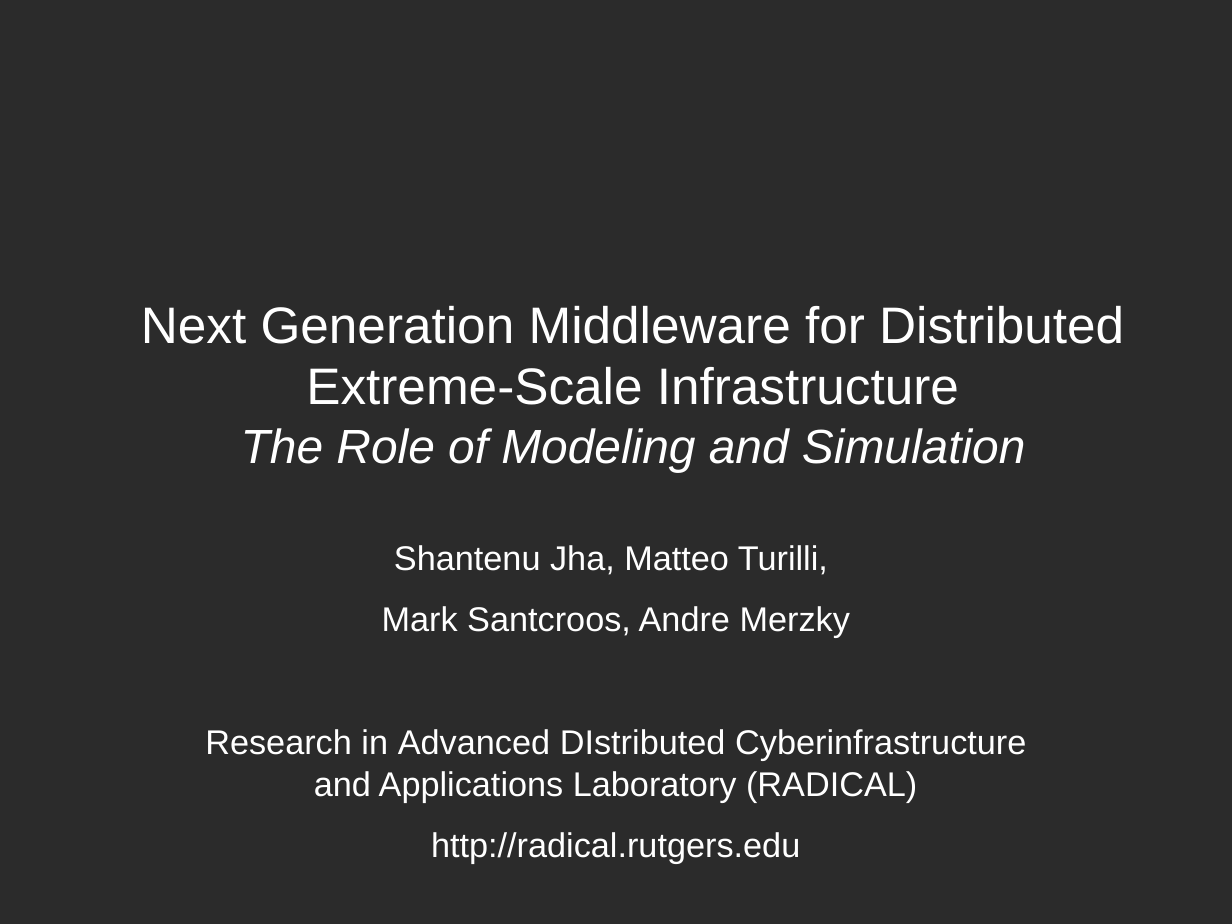
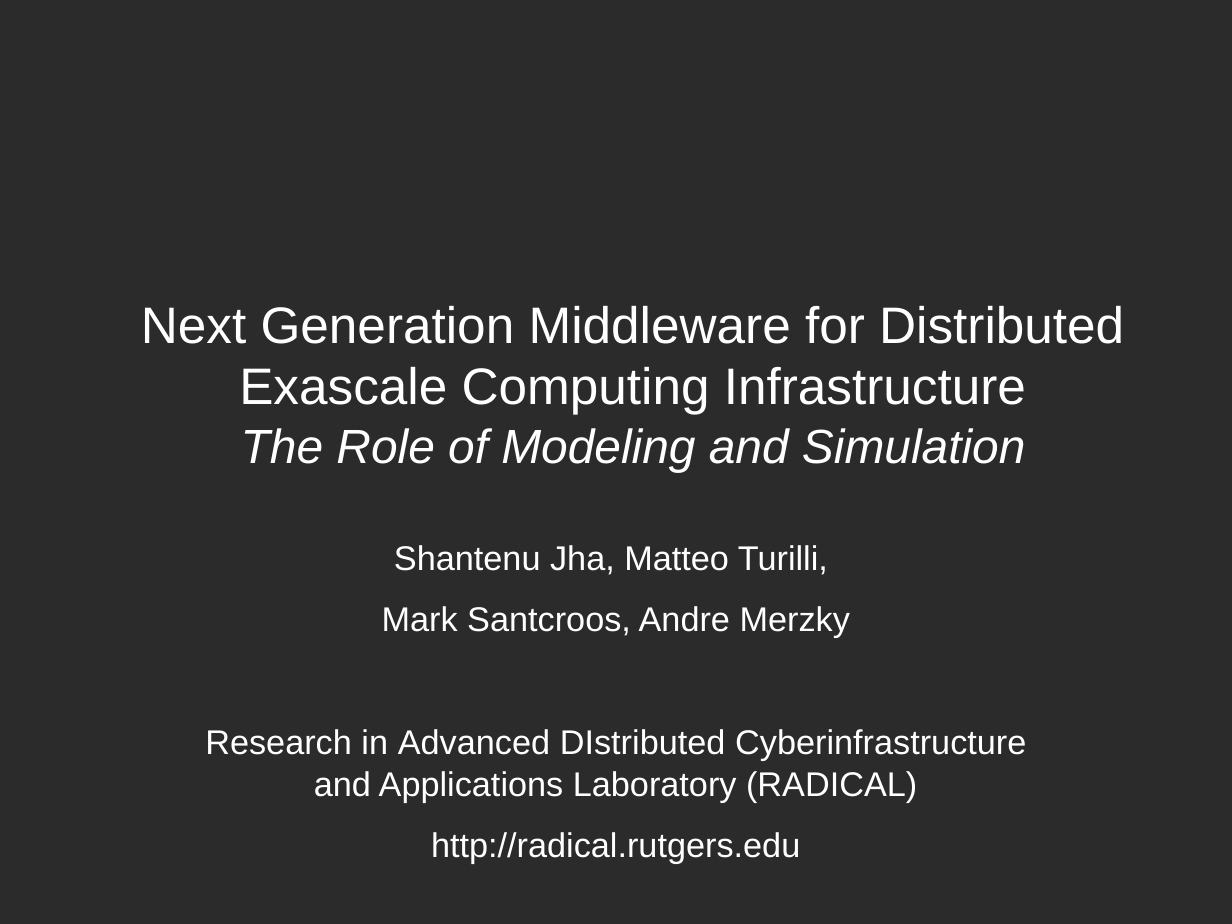
Before and after one commit to saga-project/NGMW, a slide deck: slide 1 of presentations/radical-modsim.pptx. Drawn at 1232x924 pixels with LibreOffice and Linux fonts; fonts in the diff are those of the drawing; background and template pictures are left out; a plain dark background stands for a picture behind light text. Boxes give left, top, right and bottom in pixels: in the first picture for what was removed or moved away, otherwise in the second. Text is boxed around its words. In the diff, an @@ line names an element or a change of style, - is before the commit and + after.

```diff
--- a/presentations/radical-modsim.pptx
+++ b/presentations/radical-modsim.pptx
@@ title at [141, 306, 1124, 472]: text changed @@
-Next Generation Middleware for Distributed Extreme-Scale Infrastructure
-The Role of Modeling and Simulation
+Next Generation Middleware for Distributed Exascale Computing Infrastructure
+The Role of Modeling and Simulation
```
Also in this commit, not shown: 2 other slides changed, 1 slide added, 1 other file.
